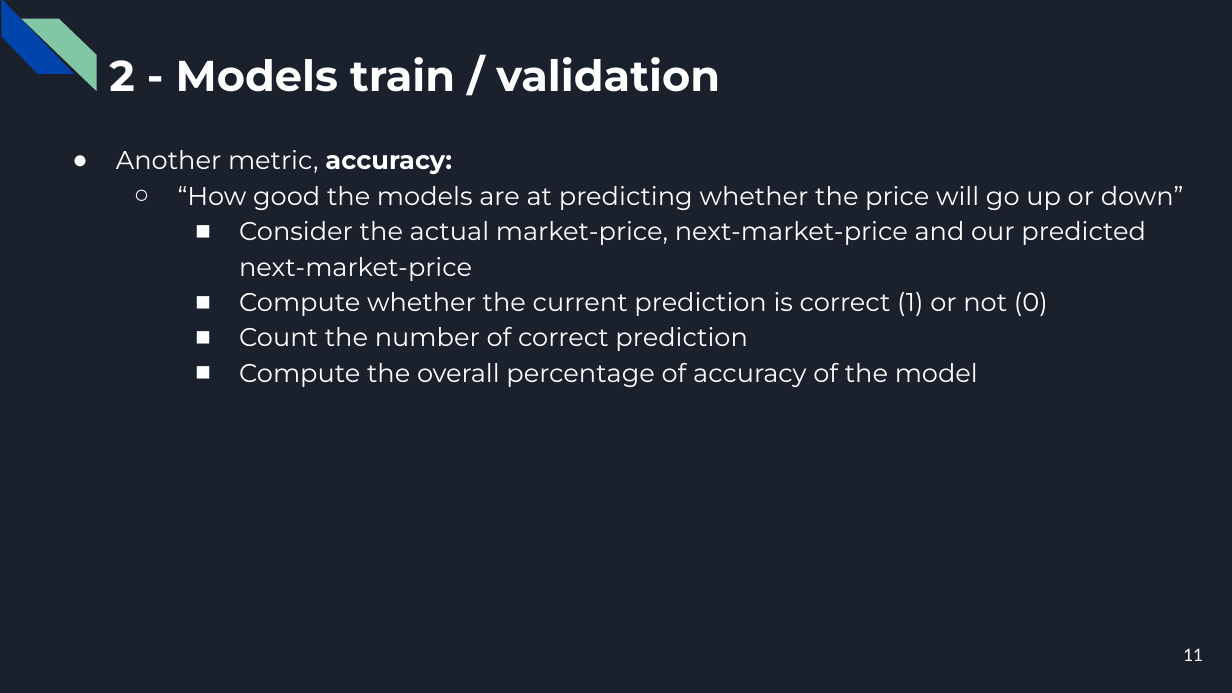
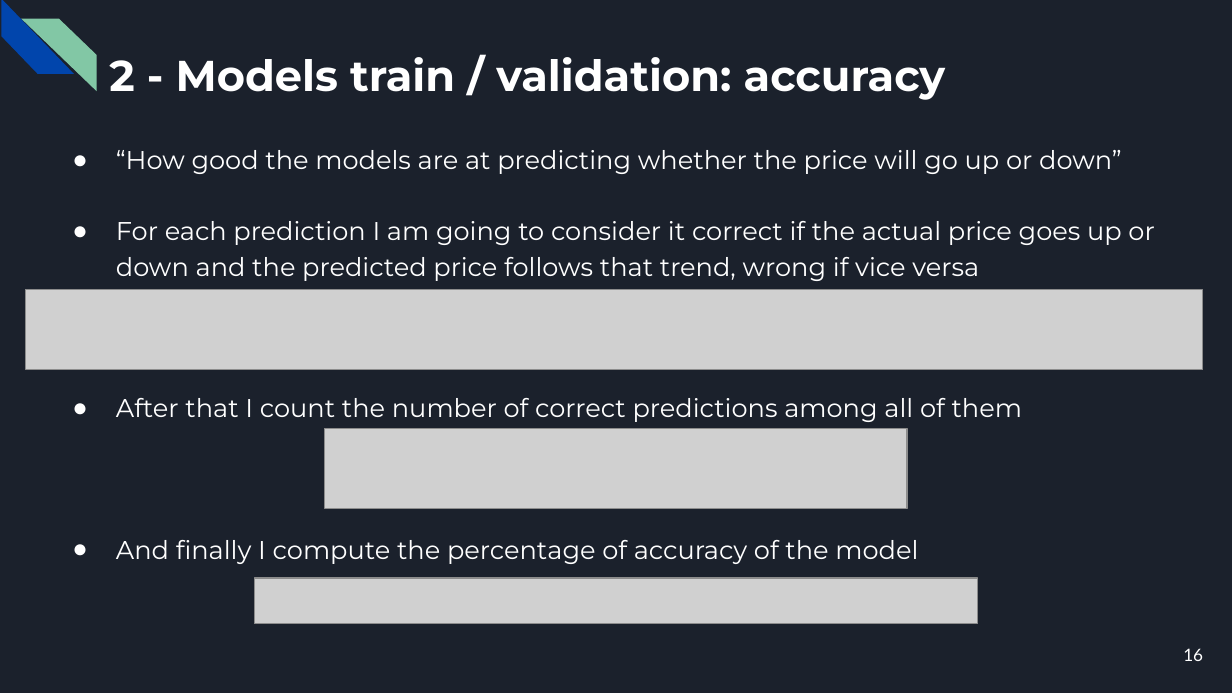
Before and after one commit to CorsiDanilo/bitcoin-price-prediction-with-pyspark, a slide deck: slide 16 of presentation/presentation.pptx (slide 11 before the commit). Drawn at 1232x693 pixels with LibreOffice and Linux fonts; fonts in the diff are those of the drawing; grey boxes stand for pictures. Boxes give left, top, right and bottom in pixels: in the first picture for what was removed or moved away, otherwise in the second. Text is boxed around its words. In the diff, an @@ line names an element or a change of style, - is before the commit and + after.

```diff
--- a/presentation/presentation.pptx
+++ b/presentation/presentation.pptx
@@ title at bbox=[109, 57, 946, 100]: text changed @@
-2 - Models train / validation
+2 - Models train / validation: accuracy
@@ text at bbox=[116, 150, 452, 174]: paragraph removed @@
-● Another metric, accuracy:
@@ text at bbox=[116, 150, 1122, 174]: bullet ○ to ●; list level 2 to 1 in "“How good the models are ..." @@
@@ text at bbox=[116, 221, 1154, 564]: text changed @@
-    ■ Consider the actual market-price, next-market-price and our predicted next-market-price
-    ■ Compute whether the current prediction is correct (1) or not (0)
-    ■ Count the number of correct prediction
-    ■ Compute the overall percentage of accuracy of the model
+● For each prediction I am going to consider it correct if the actual price goes up or down and the predicted price follows that trend, wrong if vice versa
+● After that I count the number of correct predictions among all of them
+● And finally I compute the percentage of accuracy of the model
@@ picture added at bbox=[26, 290, 1202, 370] @@
@@ picture added at bbox=[325, 429, 908, 509] @@
@@ picture added at bbox=[254, 578, 977, 623] @@
@@ page number at bbox=[1183, 648, 1203, 661]: text changed @@
-11
+16
```
Also in this commit, not shown: 13 other slides changed, 5 slides added.
